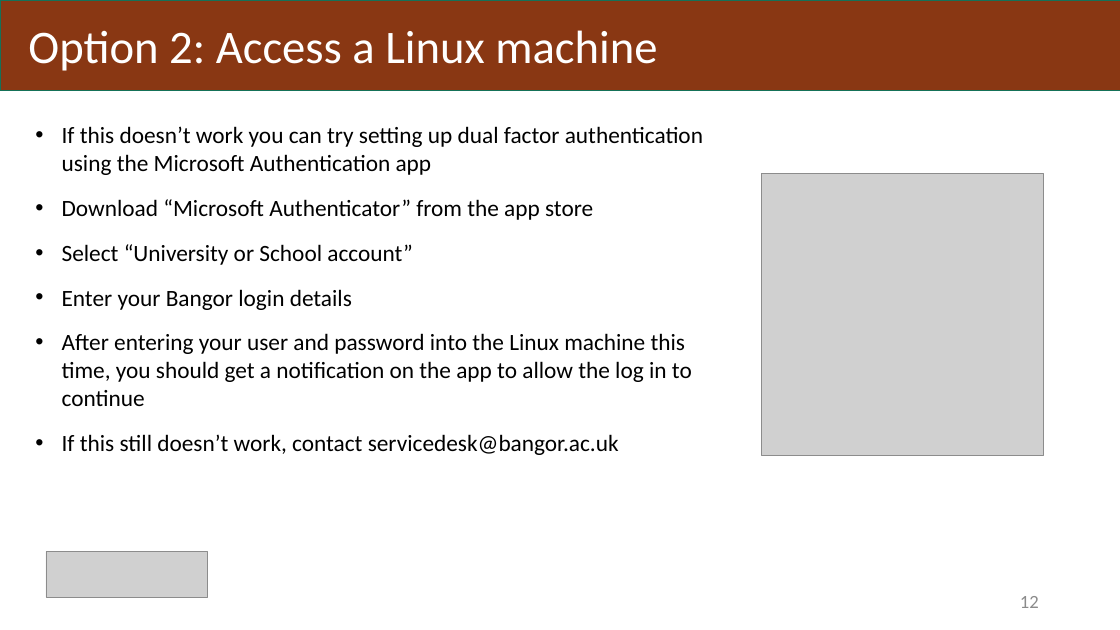
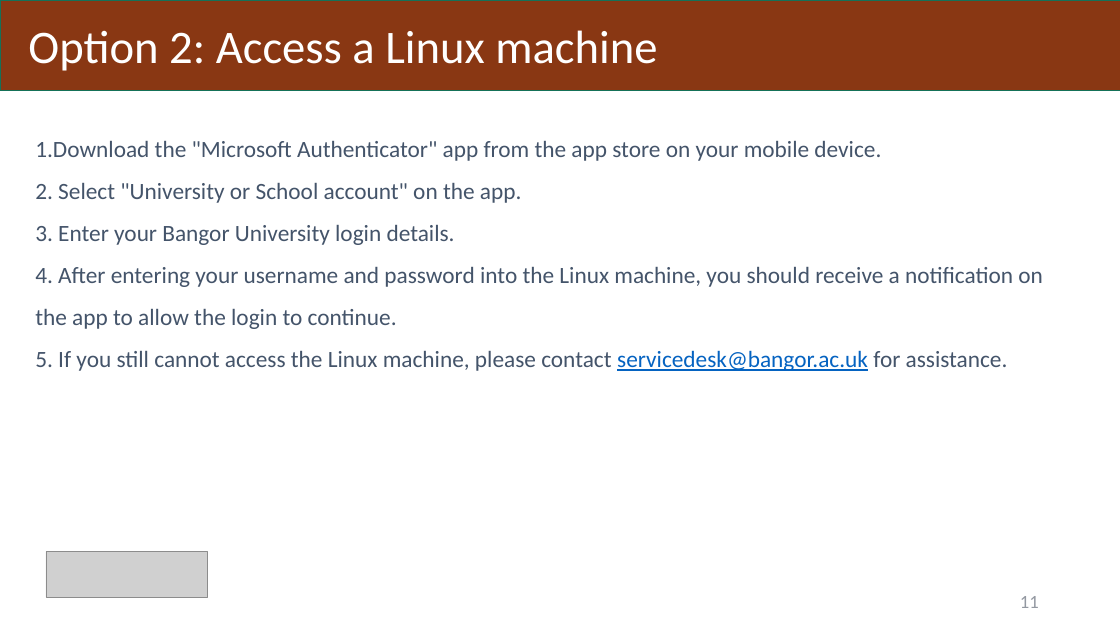
Before and after one commit to BangorUniversity/Research-Computing-Community, a slide deck: slide 11 of workshops/beginner_linux.pptx (slide 12 before the commit). Drawn at 1120x630 pixels with LibreOffice and Linux fonts; fonts in the diff are those of the drawing; grey boxes stand for pictures. Boxes give left, top, right and bottom in pixels: in the first picture for what was removed or moved away, otherwise in the second. Text is boxed around its words. In the diff, an @@ line names an element or a change of style, - is before the commit and + after.

```diff
--- a/workshops/beginner_linux.pptx
+++ b/workshops/beginner_linux.pptx
@@ text at (x1=35, y1=141, x2=1043, y2=371): text changed; text colour #000000 to #44546A @@
-• If this doesn’t work you can try setting up dual factor authentication using the Microsoft Authentication app
-• Download “Microsoft Authenticator” from the app store
-• Select “University or School account”
-• Enter your Bangor login details
-• After entering your user and password into the Linux machine this time, you should get a notification on the app to allow the log in to continue
-• If this still doesn’t work, contact servicedesk@bangor.ac.uk
+1. Download the "Microsoft Authenticator" app from the app store on your mobile device.
+2. Select "University or School account" on the app.
+3. Enter your Bangor University login details.
+4. After entering your username and password into the Linux machine, you should receive a notification on the app to allow the login to continue.
+5. If you still cannot access the Linux machine, please contact servicedesk@bangor.ac.uk for assistance.
@@ picture removed at (x1=761, y1=173, x2=1043, y2=455) @@
@@ page number at (x1=1020, y1=596, x2=1039, y2=608): text changed; text colour #8C8C8C to #9499A1 @@
-12
+11
```
Also in this commit, not shown: 83 other slides changed, 1 slide removed.
